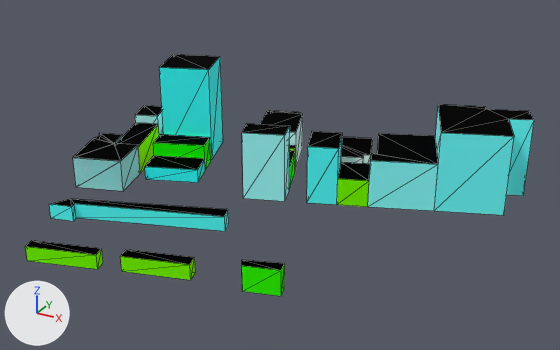
An edit to the glTF model web/public/assets/cities/melbourne/tiles/-2_-1.far.glb, drawn before and after from the same camera.
Both versions are drawn from a camera (50 mm lens) standing at (-161.0, -455.0, 209.0) and looking at (-364.0, -85.0, 25.0). The axes (+X, +Y, +Z) are drawn at lower left. The lights are the same throughout. The older version comes first. Mesh edges are drawn as thin lines. Where no turn or scale is listed for an object, it has been applied to the vertices. Vertices at exactly the same position are counted once.

The first picture shows '-2_-1_far'.
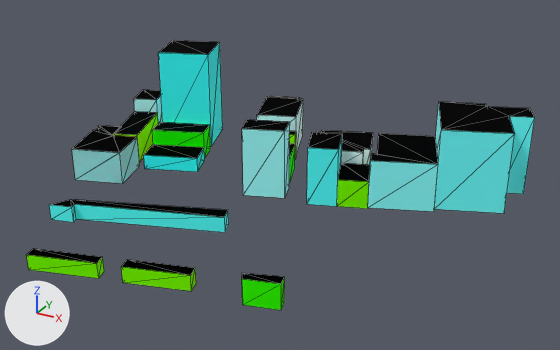
Where the change shows, as pixel boxes (x1, y1, x2, y2) in the pictures (560 x 350 px; the box of a moved part takes in the faces that stretch with it):
'-2_-1_far', reshaped, moved (12% taller)
    before: (25, 54, 534, 296)
    after: (27, 40, 534, 310)
part 1 of me_2__1_far, moved or reshaped
    before: (242, 260, 285, 296)
    after: (242, 273, 285, 310)
part 2 of me_2__1_far, moved or reshaped
    before: (159, 54, 223, 159)
    after: (158, 40, 223, 146)
part 3 of me_2__1_far, moved or reshaped
    before: (145, 155, 205, 182)
    after: (144, 144, 205, 172)
part 4 of me_2__1_far, moved or reshaped
    before: (153, 134, 211, 170)
    after: (152, 122, 210, 158)
part 5 of me_2__1_far, moved or reshaped
    before: (49, 199, 229, 231)
    after: (49, 200, 229, 232)
part 6 of me_2__1_far, moved or reshaped
    before: (25, 240, 103, 269)
    after: (27, 249, 104, 278)
part 7 of me_2__1_far, moved or reshaped
    before: (120, 249, 196, 280)
    after: (121, 260, 196, 291)
part 8 of me_2__1_far, rebuilt (24% narrower, 31% shorter)
    before: (73, 105, 163, 191)
    after: (72, 125, 140, 184)
part 9 of me_2__1_far, added
    after: (317, 130, 373, 165)
part 10 of me_2__1_far, added
    after: (307, 132, 370, 208)
part 11 of me_2__1_far, moved or reshaped
    before: (242, 104, 534, 215)
    after: (242, 96, 534, 213)
part 12 of me_2__1_far, added
    after: (113, 89, 163, 162)

The change in detail:
me_2__1_far is used by ob_2__1_far; location (-377.5, -87.9, 32.5).
me_2__1_far had 181 vertices, 266 faces and spanned x -137.0..137.0, y -114.0..114.0, z -32.0..32.0.
me_2__1_far now has 194 vertices, 266 faces and spans x -137.0..137.0, y -114.0..114.0, z -42.0..42.0.
me_2__1_far part 1: the loose piece of 8 vertices spanning x 36.0..59.0, y -84.0..-72.0, z -32.0..-18.0 is moved by (0.0, 0.0, -9.0).
me_2__1_far part 2: the loose piece of 8 vertices spanning x -113.0..-69.0, y 41.0..86.0, z -32.0..32.0 is moved by (0.0, 0.0, 9.0).
me_2__1_far part 3: the loose piece of 8 vertices spanning x -95.0..-55.0, y 3.0..34.0, z -32.0..-24.0 is moved by (0.0, 0.0, 7.0).
me_2__1_far part 4: the loose piece of 8 vertices spanning x -101.0..-62.0, y 22.0..50.0, z -32.0..-15.0 is moved by (0.0, 0.0, 8.0).
me_2__1_far part 5: the loose piece of 12 vertices spanning x -102.0..-3.0, y -70.0..-25.0, z -32.0..-23.0 is moved by (0.0, 0.0, -2.0).
me_2__1_far part 6: the loose piece of 8 vertices spanning x -79.0..-38.0, y -114.0..-96.0, z -32.0..-24.0 is moved by (0.0, 0.0, -6.0).
me_2__1_far part 7: the loose piece of 8 vertices spanning x -28.0..11.0, y -98.0..-80.0, z -32.0..-23.0 is moved by (0.0, 0.0, -8.0).
me_2__1_far part 8: the loose piece of 36 vertices spanning x -137.0..-89.0, y -29.0..71.0, z -32.0..-7.0 is rebuilt with 24 vertices and now spans x -135.0..-89.0, y -29.0..19.0, z -28.0..-7.0.
me_2__1_far part 9: a new loose piece of 16 vertices spanning x 0.0..45.0, y 48.0..94.0, z -30.0..-8.0.
me_2__1_far part 10: a new loose piece of 14 vertices spanning x 12.0..57.0, y 22.0..60.0, z -35.0..3.0.
Part 11, on me_2__1_far:
75 vertices are removed from x -47.0..137.0, y 9.0..114.0, z -32.0..18.0.
126 faces are deleted.
33 vertices are added at x -47.0..94.0, y 9.0..103.0, z -34.0..13.0.
8 new vertices lie (0.0, 0.0, 51.0) away from vertices in x 76.0..137.0, y 49.0..114.0, z -32.0.
7 new vertices lie (25.0, 9.0, 0.0) away from vertices in x -34.0..-32.0, y 51.0..57.0, z -29.0..4.0.
6 new vertices lie (0.0, 0.0, 31.0) away from vertices in x 44.0..94.0, y 35.0..94.0, z -34.0.
64 new faces join them, mat_facade.
20 new faces join them, mat_roof.
Part 12, on me_2__1_far:
16 vertices are added at x -137.0..-97.0, y 3.0..71.0, z -26.0..4.0.
16 new faces join them, mat_facade.
4 new faces join them, mat_roof.
Object '-2_-1_far' (ob_2__1_far) moves from (-377.5, -87.9, 32.5) to (-377.5, -87.9, 33.6).
